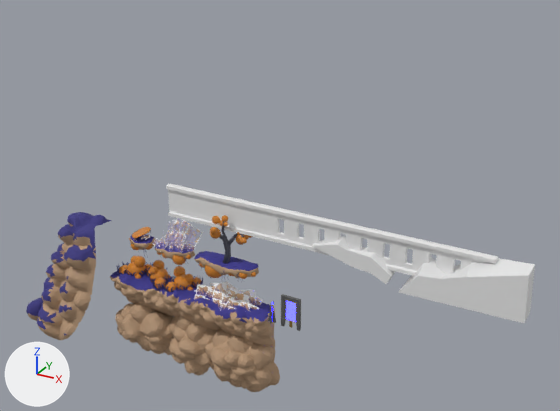
Before and after pictures for a commit that changed the FBX model Assets/Joshies Folder/Models/LevelPrefabModels.fbx.
Camera for both pictures: a 50 mm camera at (31.1, -54.9, 39.4) aimed at (-0.5, 2.4, 10.8). Lighting does not change. The marker at lower left points along +X, +Y and +Z. Where no turn or scale is listed for an object, it has been applied to the vertices.

Names of what the first picture shows: 'Cube.001', 'Debris1', 'GrassPatch', 'Platform.6.5', 'TerrainChunk1', 'TerrainChunk2', 'TerrainChunk3', 'TerrainSlope1', 'TreeSmall1', 'UndergroundChunk1', 'UndergroundChunk2', 'UndergroundChunk3'.
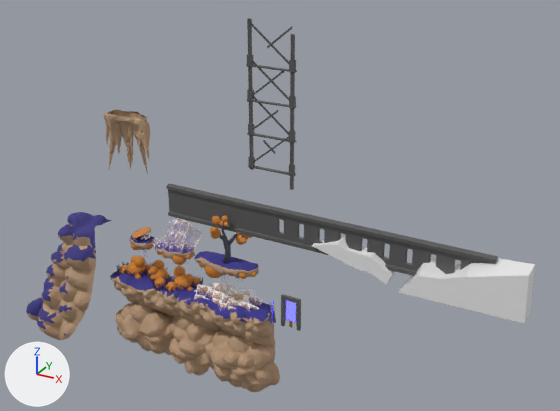
The change in detail:
me_cube_023 has 425 vertices, 391 faces and spans x -21.3..10.0, y -0.3..0.3, z -1.6..1.6.
me_cube_023 now uses material mat_stone (dark grey #575757).
Mesh me_cube_027 is new.
It has 224 vertices, 156 faces and spans x -2.31..2.31, y -0.17..0.17, z -6.27..7.96.
It uses material mat_stone (dark grey #575757).
Mesh me_cube_028 is new.
It has 446 vertices, 770 faces and spans x -2.6..2.8, y -0.34..2.3, z -8.11..-1.63.
It uses material mat_groundsoil (beige #b79779).
Object 'Debris2' (ob_debris2) is new; it shows me_cube_027.
Its location is (0.0, 0.0, 20.0).
Object 'Stalactite' (ob_stalactite) is new; it shows me_cube_028.
Its location is (-16.0, -0.71, 19.62).

Boxes (x1, y1, x2, y2) around the edits, measured in the pictures (560 x 411 px):
'Debris1', recoloured: (166, 184, 498, 276) in both
'Debris2', added: after (246, 18, 297, 190)
'Stalactite', added: after (103, 110, 150, 175)
